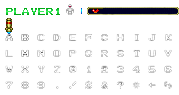
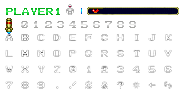
Layer changes from the first 179x95 image to the second:
added layer "Capa 4" above "Capa 3" over [21, 21, 136, 28]
